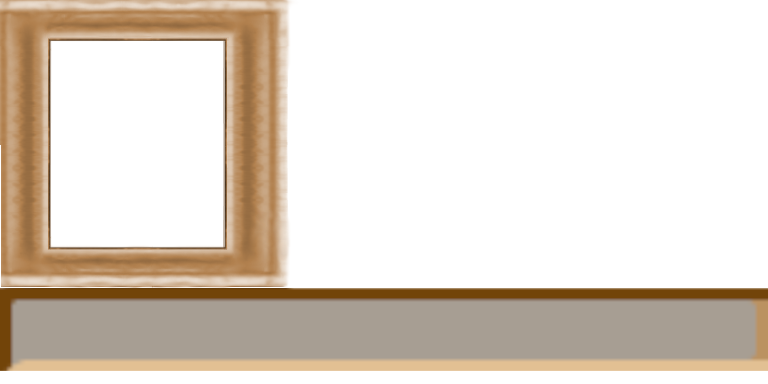
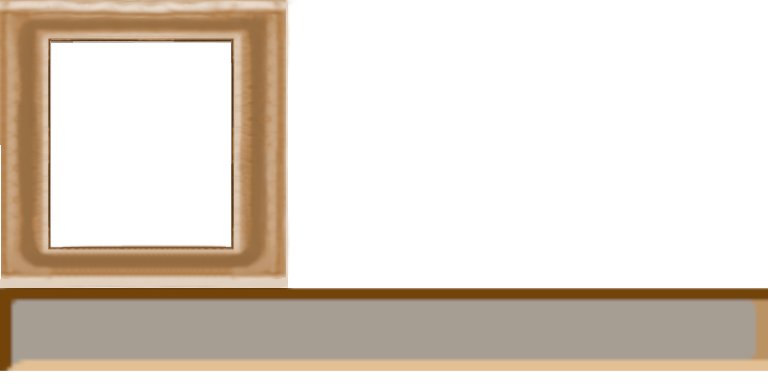
Layer changes from the first 768 × 384 image to the second:
painted on "Pasted Layer" over [0, 0, 290, 288]
